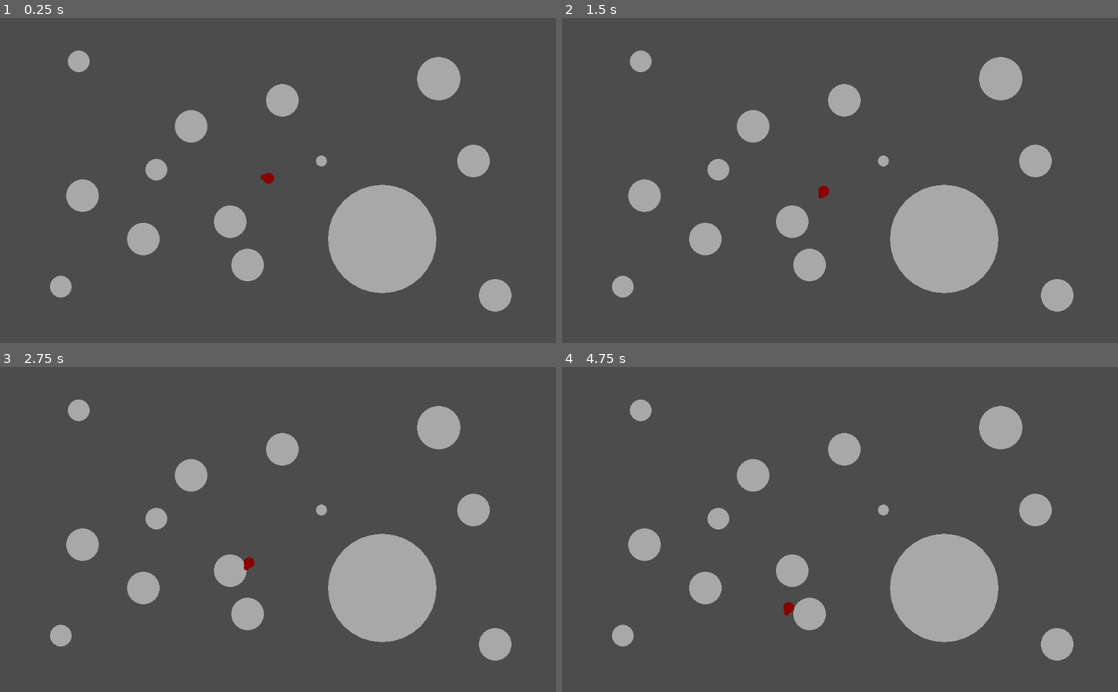
Above: before the commit, frames 1-4 (two rows, left to right).
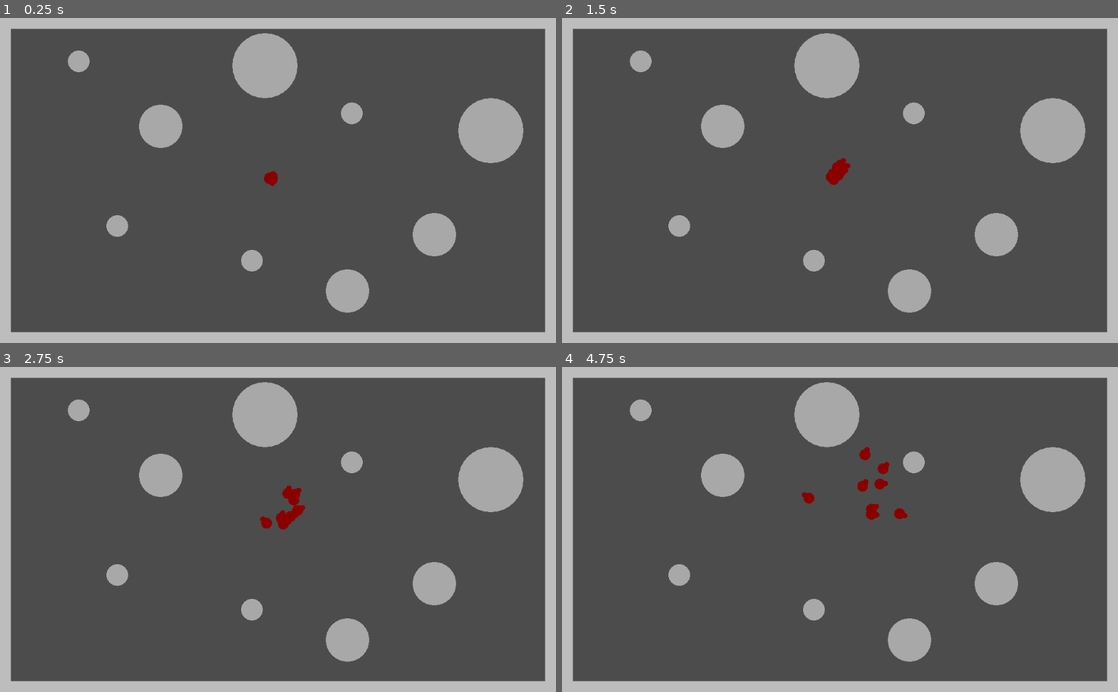
Above: after the commit, the same moments.

Repository: Nabiz/ZombieGameAI
Game: Godot game, scene res://Main.tscn
The game is run twice, just before and just after one commit, with the same random seed, the same clock (stepped at 60 frames per second) and the same inputs.
Inputs:
- Up to frame 1 (0.25 s): no input
- Up to frame 2 (1.5 s): tap Enter at 0.5 s
- Up to frame 3 (2.75 s): no input
- Up to frame 4 (4.75 s): no input

The runs differ from the first frame. In frame 1, 25% of the frame differs, in the area x 0-100%, y 0-100%; in frame 2, 26%; in frame 3, 26%; in frame 4, 26%.

Commit message:
wall avoidance

Diff:
--- a/ZombieGame/Main.tscn
+++ b/ZombieGame/Main.tscn
@@ -1,65 +1,96 @@
-[gd_scene load_steps=3 format=2]
+[gd_scene load_steps=4 format=2]
 
 [ext_resource path="res://Obstacle.tscn" type="PackedScene" id=1]
 [ext_resource path="res://Zombie.tscn" type="PackedScene" id=2]
+[ext_resource path="res://Wall.gd" type="Script" id=3]
 
 [node name="Main" type="Node2D"]
+
+[node name="WallN" type="Node2D" parent="." groups=[
+"Wall",
+]]
+script = ExtResource( 3 )
+size = Vector2( 1024, 20 )
+normal = Vector2( 0, 1 )
+
+[node name="WallS" type="Node2D" parent="." groups=[
+"Wall",
+]]
+position = Vector2( 0, 580 )
+script = ExtResource( 3 )
+size = Vector2( 1024, 20 )
+normal = Vector2( 0, -1 )
+
+[node name="WallW" type="Node2D" parent="." groups=[
+"Wall",
+]]
+script = ExtResource( 3 )
+size = Vector2( 20, 600 )
+
+[node name="WallE" type="Node2D" parent="." groups=[
+"Wall",
+]]
+position = Vector2( 1004, 0 )
+script = ExtResource( 3 )
+size = Vector2( 20, 600 )
+normal = Vector2( -1, 0 )
 
 [node name="Obstacle" parent="." instance=ExtResource( 1 )]
 position = Vector2( 145, 80 )
 radius = 20
 
 [node name="Obstacle2" parent="." instance=ExtResource( 1 )]
-position = Vector2( 704, 408 )
-radius = 100
+position = Vector2( 800, 400 )
+radius = 40
 
 [node name="Obstacle3" parent="." instance=ExtResource( 1 )]
-position = Vector2( 808, 112 )
-radius = 40
+position = Vector2( 648, 176 )
+radius = 20
 
 [node name="Obstacle4" parent="." instance=ExtResource( 1 )]
-position = Vector2( 112, 496 )
+position = Vector2( 216, 384 )
 radius = 20
 
 [node name="Obstacle5" parent="." instance=ExtResource( 1 )]
-position = Vector2( 288, 280 )
+position = Vector2( 296, 200 )
+radius = 40
+
+[node name="Obstacle6" parent="." instance=ExtResource( 1 )]
+position = Vector2( 464, 448 )
 radius = 20
 
-[node name="Obstacle6" parent="." instance=ExtResource( 1 )]
-position = Vector2( 592, 264 )
-radius = 10
-
 [node name="Obstacle7" parent="." instance=ExtResource( 1 )]
-position = Vector2( 520, 152 )
-radius = 30
+position = Vector2( 488, 88 )
+radius = 60
 
 [node name="Obstacle8" parent="." instance=ExtResource( 1 )]
-position = Vector2( 456, 456 )
-radius = 30
+position = Vector2( 640, 504 )
+radius = 40
 
 [node name="Obstacle9" parent="." instance=ExtResource( 1 )]
-position = Vector2( 872, 264 )
-radius = 30
-
-[node name="Obstacle10" parent="." instance=ExtResource( 1 )]
-position = Vector2( 912, 512 )
-radius = 30
-
-[node name="Obstacle11" parent="." instance=ExtResource( 1 )]
-position = Vector2( 264, 408 )
-radius = 30
-
-[node name="Obstacle12" parent="." instance=ExtResource( 1 )]
-position = Vector2( 152, 328 )
-radius = 30
-
-[node name="Obstacle13" parent="." instance=ExtResource( 1 )]
-position = Vector2( 424, 376 )
-radius = 30
-
-[node name="Obstacle14" parent="." instance=ExtResource( 1 )]
-position = Vector2( 352, 200 )
-radius = 30
+position = Vector2( 904, 208 )
+radius = 60
 
 [node name="Zombie" parent="." instance=ExtResource( 2 )]
 position = Vector2( 496, 296 )
+
+[node name="Zombie2" parent="." instance=ExtResource( 2 )]
+position = Vector2( 496, 296 )
+
+[node name="Zombie3" parent="." instance=ExtResource( 2 )]
+position = Vector2( 496, 296 )
+
+[node name="Zombie4" parent="." instance=ExtResource( 2 )]
+position = Vector2( 496, 296 )
+
+[node name="Zombie5" parent="." instance=ExtResource( 2 )]
+position = Vector2( 496, 296 )
+
+[node name="Zombie6" parent="." instance=ExtResource( 2 )]
+position = Vector2( 496, 296 )
+
+[node name="Zombie7" parent="." instance=ExtResource( 2 )]
+position = Vector2( 496, 296 )
+
+[node name="Zombie8" parent="." instance=ExtResource( 2 )]
+position = Vector2( 496, 296 )
--- a/ZombieGame/SteeringBehaviors.gd
+++ b/ZombieGame/SteeringBehaviors.gd
@@ -6,6 +6,7 @@
 var rng
 
 var all_obstacles = []
+var all_walls = []
 
 func _init(new_zombie) -> void:
 	rng = RandomNumberGenerator.new()
@@ -16,10 +17,13 @@
 	for child in children:
 		if child.is_in_group("Obstacle"):
 			all_obstacles.append(child)
+		if child.is_in_group("Wall"):
+			all_walls.append(child)
 
 func calculate() -> Vector2:
-	var seek = seek(Vector2(400, 600))
-	return seek + obstacle_avoidance(all_obstacles)
+	#var seek = seek(Vector2(400, 700))
+	var wa = wall_avoidance(all_walls)
+	return wander() + 2*wa + 2*obstacle_avoidance(all_obstacles)
 
 #SEEK
 func seek(target_position: Vector2) -> Vector2:
@@ -65,9 +69,9 @@
 	return flee(pursuer.position + pursuer.velocity * look_ahead_time)
 
 #WANDER
-var wander_radius: float = 300
-var wander_distance: float = 500
-var wander_jitter: float = 200
+var wander_radius: float = 60
+var wander_distance: float = 20
+var wander_jitter: float = 100
 var wander_target: Vector2 = Vector2.ZERO
 
 func wander() -> Vector2:
@@ -111,3 +115,40 @@
 		var breaking_weight: float = 0.2
 		steering_force.x = (closest_obstacle.radius - local_pos_of_closest_obstacle.x) * breaking_weight
 	return steering_force.rotated(zombie.rotation)
+
+#WALL AVOIDANCE
+var feelers = []
+func create_feelers():
+	var feeler_lenght = 20
+	feelers = []
+	feelers.append((feeler_lenght*Vector2.RIGHT).rotated(zombie.rotation) + zombie.position)
+	feelers.append((feeler_lenght*Vector2.UP).rotated(zombie.rotation) + zombie.position)
+	feelers.append((feeler_lenght*Vector2.DOWN).rotated(zombie.rotation) + zombie.position)
+
+func line_intersection(feeler, wall):
+	if feeler.x > wall.position.x and feeler.x < wall.position.x + wall.size.x:
+		if feeler.y > wall.position.y and feeler.y < wall.position.y + wall.size.y:
+			return true
+	return false
+
+func wall_avoidance(walls):
+	create_feelers()
+	var dist_to_this_ip: float = 10.0
+	var dist_to_closest_ip: float = 99999
+	var closest_wall: Wall = null
+
+	var steering_force: Vector2 = Vector2.ZERO;
+	var point: Vector2;
+	var closest_point: Vector2;
+	for feeler in feelers:
+		for wall in walls:
+			if line_intersection(feeler, wall): #LINE INTERSECTION
+				if dist_to_this_ip < dist_to_closest_ip:
+					dist_to_closest_ip = dist_to_this_ip
+					closest_wall = wall
+					closest_point = point
+		# FORCE CALCULATION
+		if closest_wall:
+			var over_shoot = feeler - closest_point
+			steering_force = closest_wall.normal * over_shoot.length()
+	return steering_force
--- /dev/null
+++ b/ZombieGame/Wall.gd
@@ -0,0 +1,9 @@
+extends Node2D
+
+class_name Wall
+
+export var size: Vector2 = Vector2.ZERO
+export var normal: Vector2 = Vector2.RIGHT
+
+func _draw():
+	draw_rect(Rect2(Vector2.ZERO, size), Color.gray, true)
--- /dev/null
+++ b/ZombieGame/Wall.tscn
@@ -0,0 +1,8 @@
+[gd_scene load_steps=2 format=2]
+
+[ext_resource path="res://Wall.gd" type="Script" id=1]
+
+[node name="Wall" type="Node2D" groups=[
+"Wall",
+]]
+script = ExtResource( 1 )
--- a/ZombieGame/Zombie.gd
+++ b/ZombieGame/Zombie.gd
@@ -11,7 +11,7 @@
 export var state = "seek"
 
 func _ready() -> void:
-	max_speed = 50
+	max_speed = 40
 	radius = 10
 	steering = SteeringBehaviors.new(self)
 	heading = Vector2.RIGHT
--- a/ZombieGame/project.godot
+++ b/ZombieGame/project.godot
@@ -13,9 +13,15 @@
 "class": "SteeringBehaviors",
 "language": "GDScript",
 "path": "res://SteeringBehaviors.gd"
+}, {
+"base": "Node2D",
+"class": "Wall",
+"language": "GDScript",
+"path": "res://Wall.gd"
 } ]
 _global_script_class_icons={
-"SteeringBehaviors": ""
+"SteeringBehaviors": "",
+"Wall": ""
 }
 
 [application]
